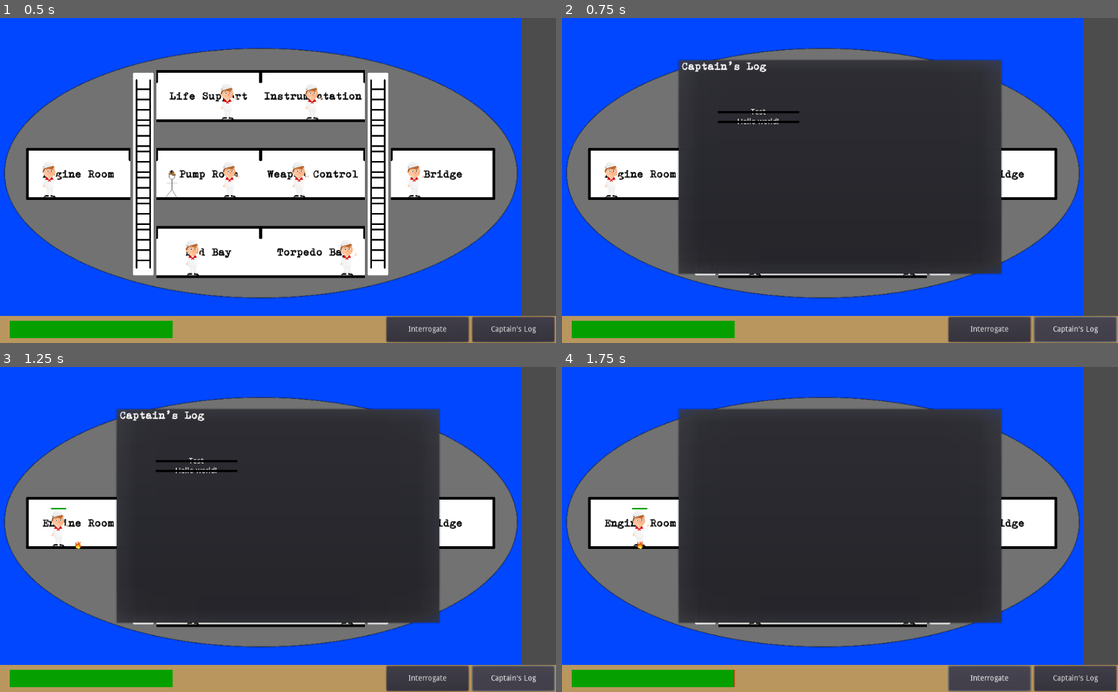
Above: before the commit, frames 1-4 (two rows, left to right).
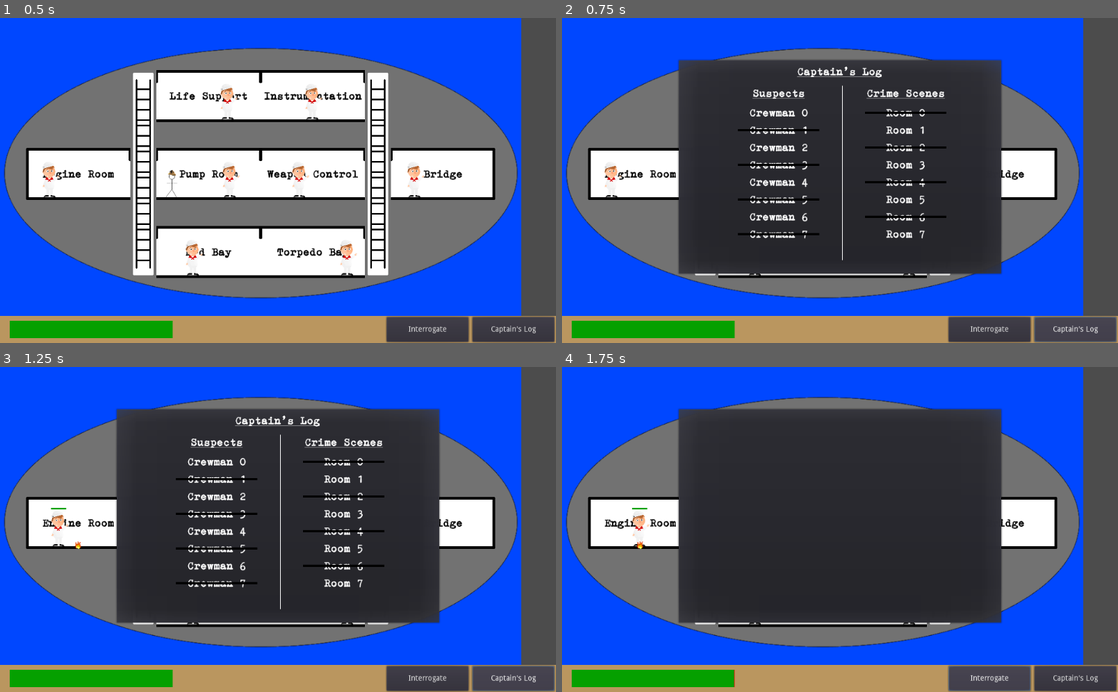
Above: after the commit, the same moments.

Repository: danielcannell/deep-clue-sea
Game: Godot game, scene res://Main.tscn
Two runs of this game, one before a commit and one after it. Both use one fixed random seed, a clock stepped at 60 frames per second and the inputs below.
Inputs:
- Up to frame 1 (0.5 s): no input
- Up to frame 2 (0.75 s): click "Captain's Log" at 0.5 s
- Up to frame 3 (1.25 s): no input
- Up to frame 4 (1.75 s): click "Interrogate" at 1.25 s

Frame 1 is identical in both runs. In frame 2, 3.3% of the frame differs, in the area x 21-70%, y 13-75%; in frame 3, 3.3%; in frame 4, nothing differs.
Error before the commit: Invalid set index 'visible' (on base: 'null instance') with value of type 'bool'. (res://hud/LogEntry.gd:7)

Commit message:
Add captains log

Diff:
--- a/Main.tscn
+++ b/Main.tscn
@@ -1,10 +1,9 @@
-[gd_scene load_steps=4 format=2]
+[gd_scene load_steps=3 format=2]
 
 [ext_resource path="res://submarine/Submarine.tscn" type="PackedScene" id=1]
 [ext_resource path="res://hud/HUD.tscn" type="PackedScene" id=2]
-[ext_resource path="res://hud/HUD.gd" type="Script" id=3]
 
-[node name="Main" type="Node"]
+[node name="Main" type="Node" index="0"]
 
 [node name="Submarine" parent="." index="0" instance=ExtResource( 1 )]
 
@@ -12,6 +11,4 @@
 
 [node name="HUD" parent="." index="1" instance=ExtResource( 2 )]
 
-script = ExtResource( 3 )
-
 [connection signal="hitpoints_update" from="Submarine" to="HUD" method="_on_Submarine_hitpoints_update"]
--- a/hud/LogEntry.gd
+++ b/hud/LogEntry.gd
@@ -4,4 +4,7 @@
     get_node("Label").text = txt
 
 func set_strikethrough(strike):
-    get_node("Strike").visible = strike
+    if strike:
+        get_node("Strike").show()
+    else:
+        get_node("Strike").hide()
--- a/hud/LogEntry.tscn
+++ b/hud/LogEntry.tscn
@@ -1,6 +1,7 @@
-[gd_scene load_steps=2 format=2]
+[gd_scene load_steps=3 format=2]
 
 [ext_resource path="res://hud/LogEntry.gd" type="Script" id=1]
+[ext_resource path="res://External Resources/Fonts/GNUTypewriter48pt.tres" type="DynamicFont" id=2]
 
 [node name="Container" type="CenterContainer"]
 
@@ -27,9 +28,9 @@
 anchor_right = 0.0
 anchor_bottom = 0.0
 margin_left = 25.0
-margin_top = 13.0
+margin_top = 6.0
 margin_right = 175.0
-margin_bottom = 27.0
+margin_bottom = 34.0
 rect_min_size = Vector2( 150, 14 )
 rect_pivot_offset = Vector2( 0, 0 )
 rect_clip_content = false
@@ -37,15 +38,16 @@
 mouse_default_cursor_shape = 0
 size_flags_horizontal = 1
 size_flags_vertical = 4
+custom_fonts/font = ExtResource( 2 )
 text = "Test"
 align = 1
 valign = 1
 percent_visible = 1.0
 lines_skipped = 0
 max_lines_visible = -1
-_sections_unfolded = [ "Rect" ]
+_sections_unfolded = [ "Rect", "custom_fonts" ]
 
-[node name="ColorRect" type="ColorRect" parent="." index="1"]
+[node name="Strike" type="ColorRect" parent="." index="1"]
 
 anchor_left = 0.0
 anchor_top = 0.0
--- a/hud/LogPopup.gd
+++ b/hud/LogPopup.gd
@@ -6,8 +6,29 @@
     if Input.is_action_just_pressed("ui_cancel"):
         self.hide()
 
+func clear_names_and_places():
+    var l = get_node("Split/People")
+    for i in range(1, l.get_child_count()):
+        l.remove_child(l.get_child(1))
+    l = get_node("Split/Places")
+    for i in range(1, l.get_child_count()):
+        l.remove_child(l.get_child(1))
+
+func add_name(name, strike):
+    var l = logentry.instance()
+    l.set_text(name)
+    l.set_strikethrough(strike)
+    get_node("Split/People").add_child(l)
+
+func add_place(name, strike):
+    var l = logentry.instance()
+    l.set_text(name)
+    l.set_strikethrough(strike)
+    get_node("Split/Places").add_child(l)
+
 func _on_LogWindow_about_to_show():
-    var l = logentry.instance()
-    l.set_text("Hello world!")
-    l.set_strikethrough(true)
-    get_node("Split/People").add_child(l)
+    clear_names_and_places()
+    for i in range(8):
+        add_name("Crewman " + str(i), i % 2)
+    for i in range(8):
+        add_place("Room " + str(i), (i+1) % 2)
--- a/hud/LogPopup.tscn
+++ b/hud/LogPopup.tscn
@@ -1,10 +1,9 @@
-[gd_scene load_steps=4 format=2]
+[gd_scene load_steps=3 format=2]
 
 [ext_resource path="res://hud/LogPopup.gd" type="Script" id=1]
 [ext_resource path="res://External Resources/Fonts/GNUTypewriter48pt.tres" type="DynamicFont" id=2]
-[ext_resource path="res://hud/LogEntry.tscn" type="PackedScene" id=3]
 
-[node name="LogWindow" type="PopupDialog" index="0"]
+[node name="LogWindow" type="PopupDialog"]
 
 anchor_left = 0.0
 anchor_top = 0.0
@@ -23,27 +22,35 @@
 _sections_unfolded = [ "Material", "Popup", "Rect", "Theme", "Visibility" ]
 logentry = null
 
-[node name="Title" type="Label" parent="." index="0"]
+[node name="Title" type="RichTextLabel" parent="." index="0"]
 
 anchor_left = 0.5
 anchor_top = 0.0
 anchor_right = 0.5
 anchor_bottom = 0.0
-margin_left = -292.5
-margin_right = 292.5
-margin_bottom = 97.0
+margin_left = -140.0
+margin_top = 10.0
+margin_right = 139.0
+margin_bottom = 44.0
 rect_pivot_offset = Vector2( 0, 0 )
 rect_clip_content = false
 mouse_filter = 2
 mouse_default_cursor_shape = 0
 size_flags_horizontal = 1
 size_flags_vertical = 4
-custom_fonts/font = ExtResource( 2 )
+custom_fonts/normal_font = ExtResource( 2 )
+bbcode_enabled = true
+bbcode_text = "[center][u]Captain's Log[/u][/center]"
+visible_characters = -1
+percent_visible = 1.0
+meta_underlined = true
+tab_size = 4
 text = "Captain's Log"
-percent_visible = 1.0
-lines_skipped = 0
-max_lines_visible = -1
-_sections_unfolded = [ "Theme", "custom_fonts" ]
+scroll_active = true
+scroll_following = false
+selection_enabled = false
+override_selected_font_color = false
+_sections_unfolded = [ "BBCode", "Rect", "custom_fonts" ]
 
 [node name="Split" type="HBoxContainer" parent="." index="1"]
 
@@ -52,7 +59,7 @@
 anchor_right = 0.5
 anchor_bottom = 0.5
 margin_left = -225.0
-margin_top = -108.0
+margin_top = -150.0
 margin_right = 225.0
 margin_bottom = 172.0
 rect_pivot_offset = Vector2( 0, 0 )
@@ -62,7 +69,7 @@
 size_flags_horizontal = 1
 size_flags_vertical = 1
 alignment = 0
-_sections_unfolded = [ "Rect" ]
+_sections_unfolded = [ "Anchor", "Rect" ]
 
 [node name="People" type="VBoxContainer" parent="Split" index="0"]
 
@@ -70,8 +77,8 @@
 anchor_top = 0.0
 anchor_right = 0.0
 anchor_bottom = 0.0
-margin_right = 150.0
-margin_bottom = 280.0
+margin_right = 225.0
+margin_bottom = 322.0
 rect_pivot_offset = Vector2( 0, 0 )
 rect_clip_content = false
 mouse_filter = 1
@@ -81,20 +88,63 @@
 alignment = 0
 _sections_unfolded = [ "Anchor", "Rect" ]
 
-[node name="Container" parent="Split/People" index="0" instance=ExtResource( 3 )]
-
-margin_right = 150.0
-margin_bottom = 14.0
-
-[node name="Places" type="VBoxContainer" parent="Split" index="1"]
+[node name="Header" type="RichTextLabel" parent="Split/People" index="0"]
 
 anchor_left = 0.0
 anchor_top = 0.0
 anchor_right = 0.0
 anchor_bottom = 0.0
-margin_left = 154.0
-margin_right = 154.0
-margin_bottom = 280.0
+margin_right = 225.0
+margin_bottom = 32.0
+rect_min_size = Vector2( 225, 32 )
+rect_pivot_offset = Vector2( 0, 0 )
+rect_clip_content = true
+mouse_filter = 0
+mouse_default_cursor_shape = 0
+size_flags_horizontal = 1
+size_flags_vertical = 1
+custom_fonts/normal_font = ExtResource( 2 )
+bbcode_enabled = true
+bbcode_text = "[center][u]Suspects[/u][/center]"
+visible_characters = -1
+percent_visible = 1.0
+meta_underlined = true
+tab_size = 4
+text = "Suspects"
+scroll_active = true
+scroll_following = false
+selection_enabled = false
+override_selected_font_color = false
+_sections_unfolded = [ "BBCode", "custom_fonts" ]
+
+[node name="ColorRect" type="ColorRect" parent="Split" index="1"]
+
+anchor_left = 0.0
+anchor_top = 0.0
+anchor_right = 0.0
+anchor_bottom = 0.0
+margin_left = 229.0
+margin_right = 230.0
+margin_bottom = 322.0
+rect_min_size = Vector2( 1, 150 )
+rect_pivot_offset = Vector2( 0, 0 )
+rect_clip_content = false
+mouse_filter = 0
+mouse_default_cursor_shape = 0
+size_flags_horizontal = 1
+size_flags_vertical = 1
+color = Color( 1, 1, 1, 1 )
+_sections_unfolded = [ "Margin", "Rect" ]
+
+[node name="Places" type="VBoxContainer" parent="Split" index="2"]
+
+anchor_left = 0.0
+anchor_top = 0.0
+anchor_right = 0.0
+anchor_bottom = 0.0
+margin_left = 234.0
+margin_right = 459.0
+margin_bottom = 322.0
 rect_pivot_offset = Vector2( 0, 0 )
 rect_clip_content = false
 mouse_filter = 1
@@ -104,4 +154,33 @@
 alignment = 0
 _sections_unfolded = [ "Rect" ]
 
+[node name="Header" type="RichTextLabel" parent="Split/Places" index="0"]
+
+anchor_left = 0.0
+anchor_top = 0.0
+anchor_right = 0.0
+anchor_bottom = 0.0
+margin_right = 225.0
+margin_bottom = 32.0
+rect_min_size = Vector2( 225, 32 )
+rect_pivot_offset = Vector2( 0, 0 )
+rect_clip_content = true
+mouse_filter = 0
+mouse_default_cursor_shape = 0
+size_flags_horizontal = 1
+size_flags_vertical = 1
+custom_fonts/normal_font = ExtResource( 2 )
+bbcode_enabled = true
+bbcode_text = "[center][u]Crime Scenes[/u][/center]"
+visible_characters = -1
+percent_visible = 1.0
+meta_underlined = true
+tab_size = 4
+text = "Crime Scenes"
+scroll_active = true
+scroll_following = false
+selection_enabled = false
+override_selected_font_color = false
+_sections_unfolded = [ "BBCode", "custom_fonts" ]
+
 [connection signal="about_to_show" from="." to="." method="_on_LogWindow_about_to_show"]
Not shown, added: External Resources/Images/tiles.png.import
